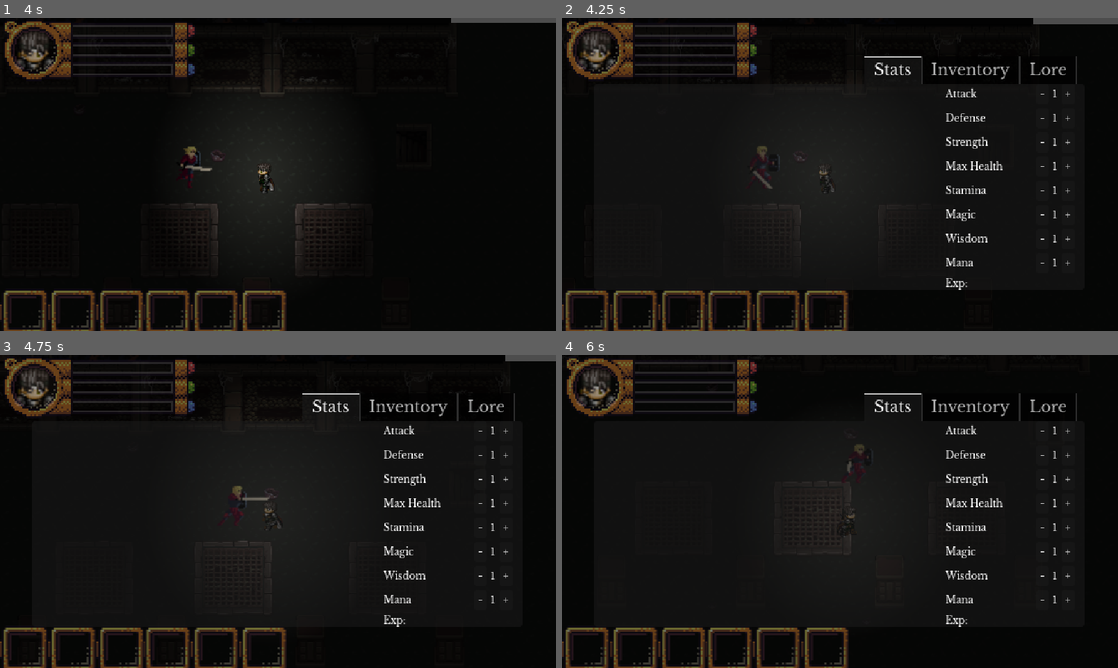
Above: before the commit, frames 1-4 (two rows, left to right).
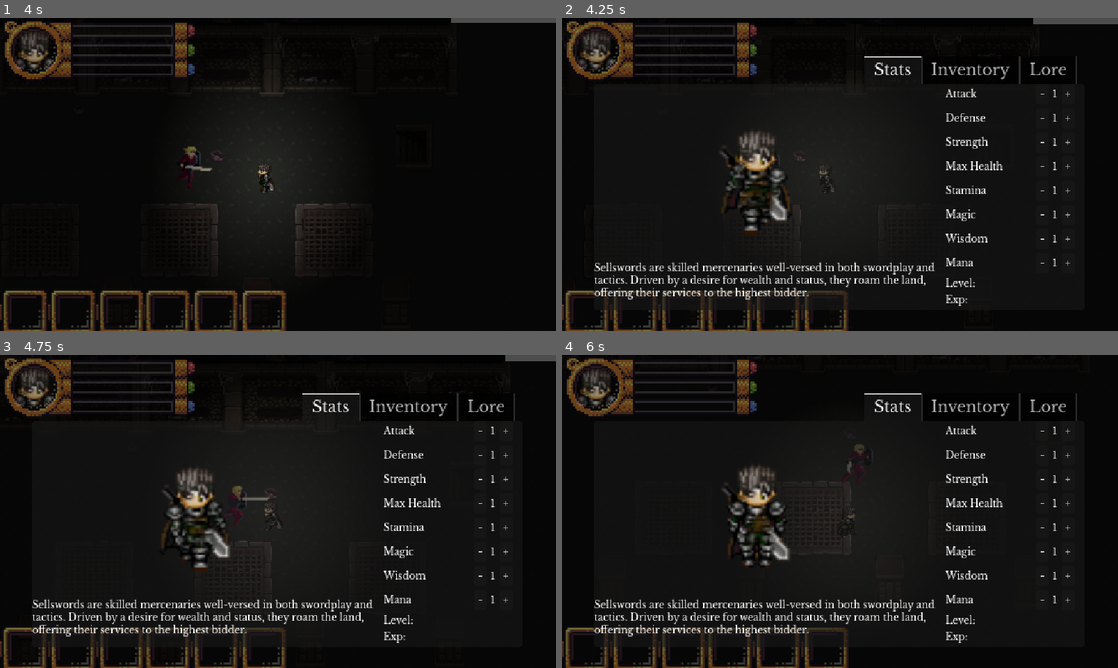
Above: after the commit, the same moments.

Repository: bbm-games/dankcryptic
Game: Godot game, scene res://game.tscn
Two runs of this game, one before a commit and one after it. Both use one fixed random seed, a clock stepped at 60 frames per second and the inputs below. This scene is started directly instead of the project's main scene.
Inputs (mouse positions are in pixels of both pictures, inside the frame that each line leads up to):
- Up to frame 1 (4 s): move the mouse to (400, 158) at 0.52 s; hold D (walk_right) 0.53-1.28 s; hold Space (dash) 0.53-1.28 s; move the mouse to (166, 190) at 1.27 s; hold S (walk_down) 1.28-2.03 s; tap Space (dash) at 1.35, 2.85 s; move the mouse to (333, 105) at 2.02 s; hold D (walk_right) 2.03-2.78 s; hold Space (dash) 2.03-2.78 s; move the mouse to (250, 237) at 2.77 s; hold W (walk_up) 2.78-3.53 s; move the mouse to (444, 221) at 3.52 s; hold A (walk_left) from 3.53 s (still down); hold Space (dash) from 3.53 s (still down)
- Up to frame 2 (4.25 s): keep holding A (walk_left); keep holding Space (dash); tap Tab (playerMenu) at 4.15 s
- Up to frame 3 (4.75 s): keep holding A (walk_left); move the mouse to (111, 464) at 4.27 s; release Space (dash) at 4.28 s; tap Space (dash) at 4.35 s
- Up to frame 4 (6 s): move the mouse to (867, 511) at 5.02 s; release A (walk_left) at 5.03 s; hold S (walk_down) 5.03-5.78 s; hold Space (dash) 5.03-5.78 s; move the mouse to (756, 433) at 5.77 s; hold D (walk_right) from 5.78 s (still down); tap Space (dash) at 5.85 s

Frame 1 is identical in both runs. In frame 2, 3.9% of the frame differs, in the area x 5-75%, y 36-94%; in frame 3, 3.9%; in frame 4, 4.0%, in the area x 5-75%, y 35-94%.

Commit message:
some more assets

Diff:
--- /dev/null
+++ b/bigportrait.gd
@@ -0,0 +1,11 @@
+extends AnimatedSprite2D
+
+
+# Called when the node enters the scene tree for the first time.
+func _ready():
+	self.play('default')
+
+
+# Called every frame. 'delta' is the elapsed time since the previous frame.
+func _process(delta):
+	pass
--- a/game.tscn
+++ b/game.tscn
@@ -7,6 +7,7 @@
 [ext_resource type="Texture2D" uid="uid://kuy5fnxctvqh" path="res://assets/testbg.png" id="3_ctx3v"]
 [ext_resource type="Texture2D" uid="uid://cvjwjaa034kkc" path="res://assets/guts.png" id="6_ui0lc"]
 [ext_resource type="FontFile" uid="uid://ch7j6j6n75yoo" path="res://assets/font.ttf" id="7_f521b"]
+[ext_resource type="Script" path="res://bigportrait.gd" id="8_c6bur"]
 
 [sub_resource type="Animation" id="Animation_knli3"]
 length = 0.001
@@ -130,6 +131,42 @@
 "walk_up": SubResource("Animation_gg2yi")
 }
 
+[sub_resource type="AtlasTexture" id="AtlasTexture_35k6v"]
+atlas = ExtResource("6_ui0lc")
+region = Rect2(0, 0, 64, 64)
+
+[sub_resource type="AtlasTexture" id="AtlasTexture_npll2"]
+atlas = ExtResource("6_ui0lc")
+region = Rect2(64, 0, 64, 64)
+
+[sub_resource type="AtlasTexture" id="AtlasTexture_xvuld"]
+atlas = ExtResource("6_ui0lc")
+region = Rect2(128, 0, 64, 64)
+
+[sub_resource type="AtlasTexture" id="AtlasTexture_1jffv"]
+atlas = ExtResource("6_ui0lc")
+region = Rect2(192, 0, 64, 64)
+
+[sub_resource type="SpriteFrames" id="SpriteFrames_2hrvd"]
+animations = [{
+"frames": [{
+"duration": 1.0,
+"texture": SubResource("AtlasTexture_35k6v")
+}, {
+"duration": 1.0,
+"texture": SubResource("AtlasTexture_npll2")
+}, {
+"duration": 1.0,
+"texture": SubResource("AtlasTexture_xvuld")
+}, {
+"duration": 1.0,
+"texture": SubResource("AtlasTexture_1jffv")
+}],
+"loop": true,
+"name": &"default",
+"speed": 5.0
+}]
+
 [node name="Node2D" type="Node2D"]
 script = ExtResource("1_o5ole")
 
@@ -255,6 +292,24 @@
 custom_minimum_size = Vector2(360, 0)
 layout_mode = 2
 
+[node name="HBoxContainer" type="HBoxContainer" parent="CanvasLayer2/playerMenu/Stats/VBoxContainer2"]
+custom_minimum_size = Vector2(0, 180)
+layout_mode = 2
+
+[node name="bigportrait" type="AnimatedSprite2D" parent="CanvasLayer2/playerMenu/Stats/VBoxContainer2/HBoxContainer"]
+position = Vector2(165, 88)
+scale = Vector2(2.35691, 2.19071)
+sprite_frames = SubResource("SpriteFrames_2hrvd")
+frame_progress = 0.202865
+script = ExtResource("8_c6bur")
+
+[node name="RichTextLabel" type="RichTextLabel" parent="CanvasLayer2/playerMenu/Stats/VBoxContainer2"]
+custom_minimum_size = Vector2(0, 50)
+layout_mode = 2
+theme_override_fonts/normal_font = ExtResource("7_f521b")
+theme_override_font_sizes/normal_font_size = 10
+text = "Sellswords are skilled mercenaries well-versed in both swordplay and tactics. Driven by a desire for wealth and status, they roam the land, offering their services to the highest bidder."
+
 [node name="VBoxContainer" type="VBoxContainer" parent="CanvasLayer2/playerMenu/Stats"]
 layout_mode = 2
 
@@ -511,6 +566,15 @@
 layout_mode = 2
 
 [node name="Label" type="Label" parent="CanvasLayer2/playerMenu/Stats/VBoxContainer/HBoxContainer9"]
+layout_mode = 2
+theme_override_fonts/font = ExtResource("7_f521b")
+theme_override_font_sizes/font_size = 10
+text = "Level: "
+
+[node name="HBoxContainer10" type="HBoxContainer" parent="CanvasLayer2/playerMenu/Stats/VBoxContainer"]
+layout_mode = 2
+
+[node name="Label" type="Label" parent="CanvasLayer2/playerMenu/Stats/VBoxContainer/HBoxContainer10"]
 layout_mode = 2
 theme_override_fonts/font = ExtResource("7_f521b")
 theme_override_font_sizes/font_size = 10
Binary file added: assets/border.png
Not shown, added: assets/border.png.import
Not shown: 1 places in game.tscn that only renumber resources
